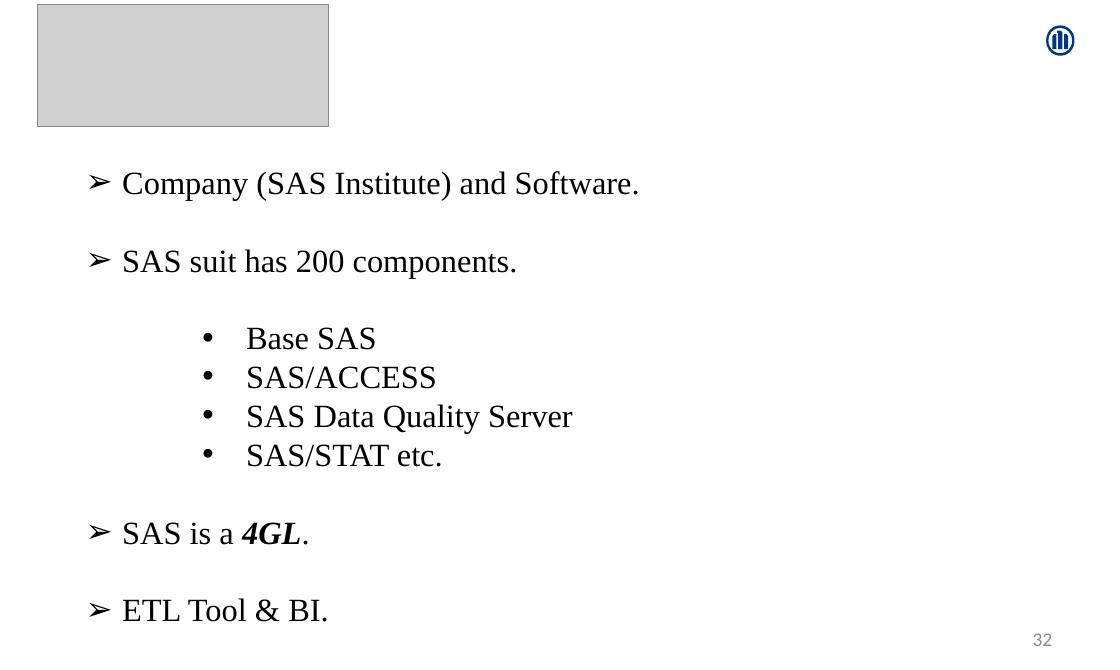
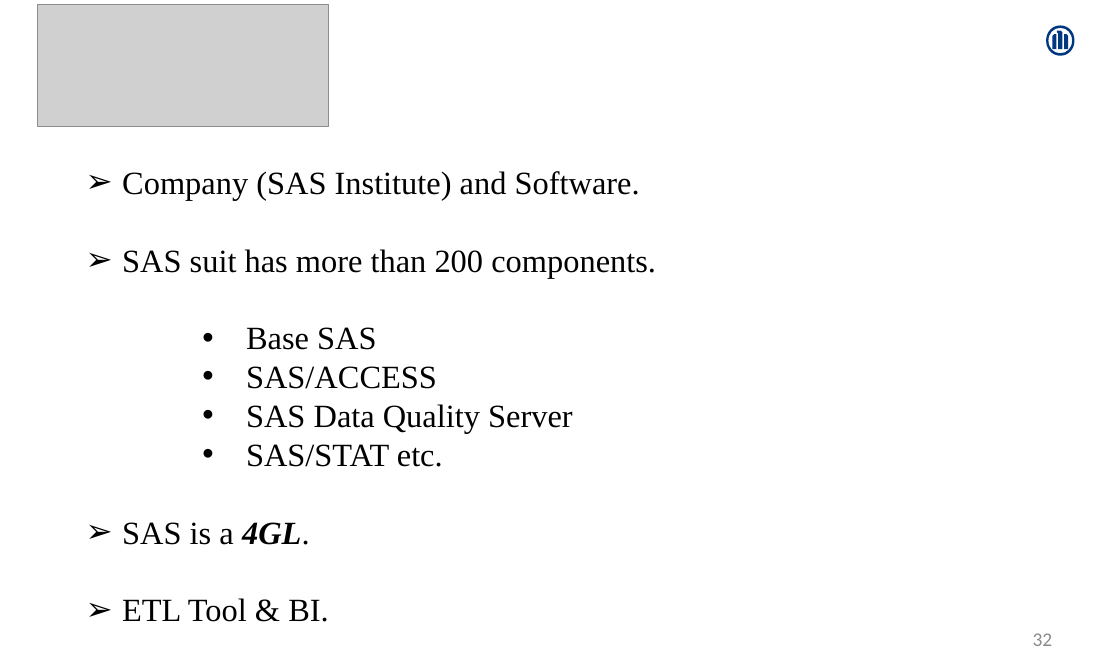
Before and after one commit to Amrutha-Mohan/UpdatedProjects, a slide deck: slide 32 of AmruthaMohan.pptx. Drawn at 1120x670 pixels with LibreOffice and Linux fonts; fonts in the diff are those of the drawing; grey boxes stand for pictures. Boxes give left, top, right and bottom in pixels: in the first picture for what was removed or moved away, otherwise in the second. Text is boxed around its words. In the diff, an @@ line names an element or a change of style, - is before the commit and + after.

```diff
--- a/AmruthaMohan.pptx
+++ b/AmruthaMohan.pptx
@@ text at bbox=[122, 249, 656, 278]: text changed @@
-➢ SAS suit has 200 components.
+➢ SAS suit has more than 200 components.
```
Also in this commit, not shown: 2 other slides changed, 1 other file.
